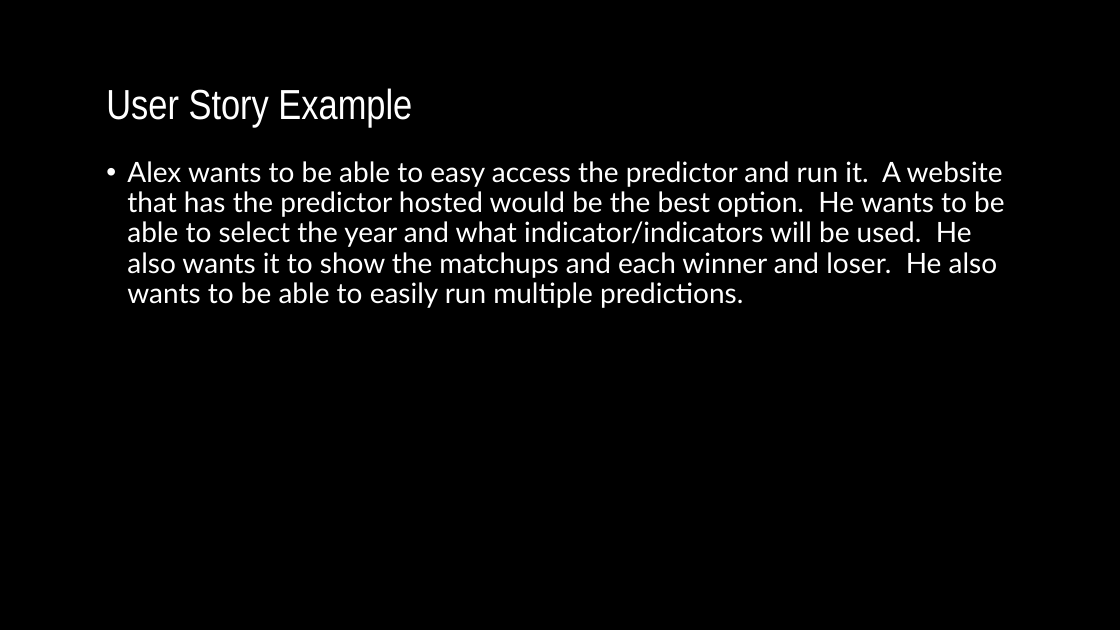
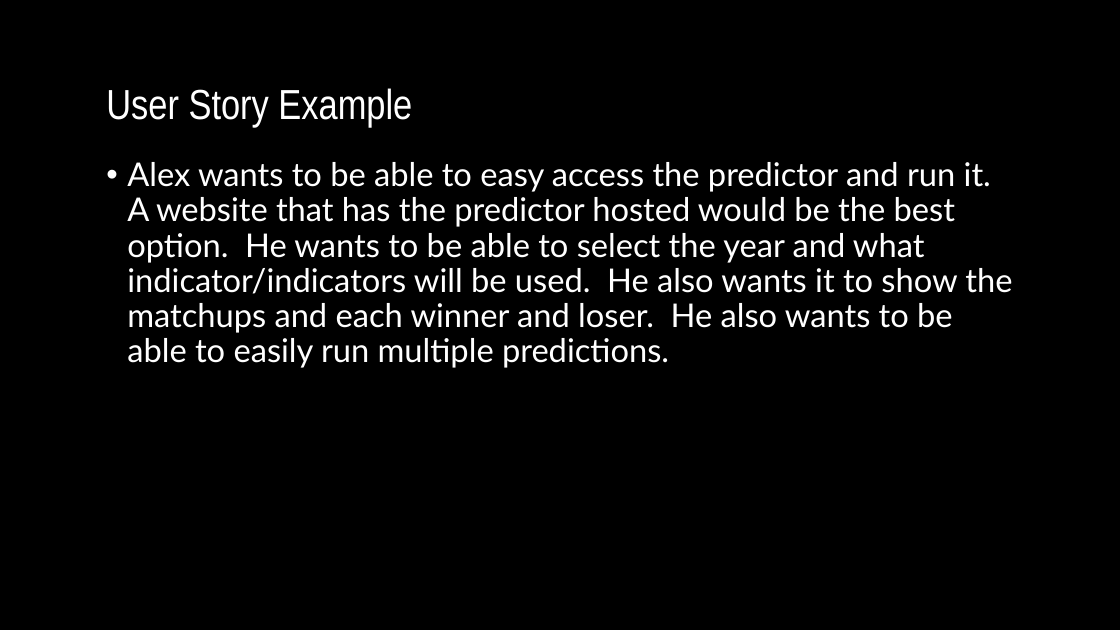
Before and after one commit to hattas/ncaa-bracket-predictor, a slide deck: slide 3 of documentation/sprint 3/Sprint 3 powerpoint.pptx. Drawn at 1120x630 pixels with LibreOffice and Linux fonts; fonts in the diff are those of the drawing; background and template pictures are left out. Boxes give left, top, right and bottom in pixels: in the first picture for what was removed or moved away, otherwise in the second. Text is boxed around its words. In the diff, an @@ line names an element or a change of style, - is before the commit and + after.

```diff
--- a/documentation/sprint 3/Sprint 3 powerpoint.pptx
+++ b/documentation/sprint 3/Sprint 3 powerpoint.pptx
@@ text "Alex wants to be able ..." at (x1=127, y1=162, x2=1012, y2=368): size 24 to 28 pt @@
```
Also in this commit, not shown: 5 other slides changed, 1 slide removed, 2 other files.
